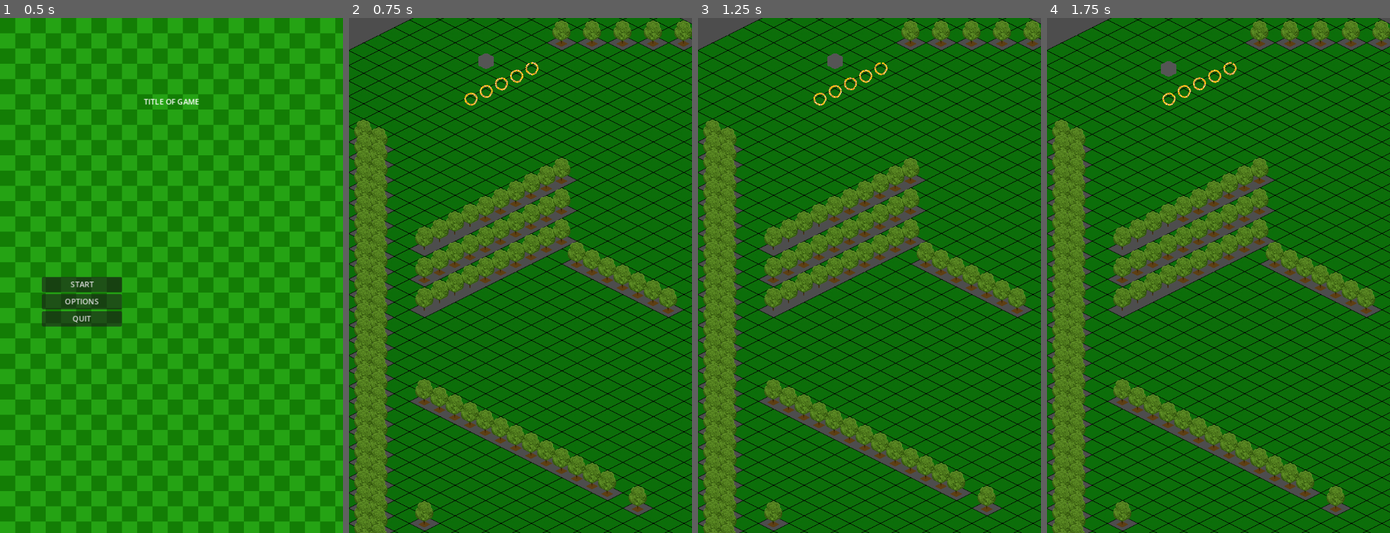
Above: before the commit, frames 1-4 (left to right).
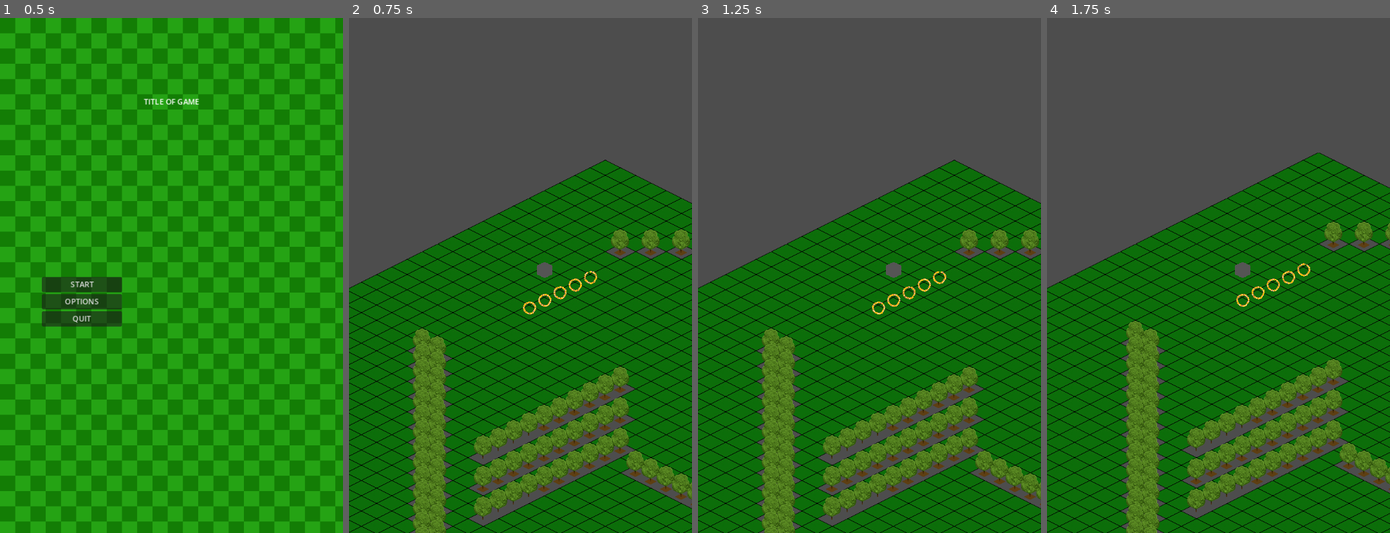
Above: after the commit, the same moments.

Repository: JanBat/GodotSandboxFun
Game: Godot game, scene res://main_menu.tscn
Same seed, same stepped clock (60 frames per second), same inputs: the game is played once before the commit and once after it. The project has no main scene, so this scene is started directly.
Inputs:
- Up to frame 1 (0.5 s): no input
- Up to frame 2 (0.75 s): click "START" at 0.5 s
- Up to frame 3 (1.25 s): no input
- Up to frame 4 (1.75 s): hold Right (steer_right) from 1.28 s (still down); tap Up (steer_ahead) at 1.35 s

Frame 1 is identical in both runs. In frame 2, 70% of the frame differs, in the area x 0-100%, y 0-100%; in frame 3, 70%; in frame 4, 70%.

Commit message:
rudimentary camera movement

Diff:
--- a/level.gd
+++ b/level.gd
@@ -14,3 +14,7 @@
 	# WE WOULD LIKE TO SHOW MESSAGE
 	queue_free()
 	game_over.emit()
+
+
+func _on_snake_moved(from, to):
+	position += from - to
--- a/level.tscn
+++ b/level.tscn
@@ -64,6 +64,7 @@
 
 [node name="Level" type="Node2D"]
 top_level = true
+position = Vector2(123, 438)
 script = ExtResource("1_d7uvt")
 
 [node name="TileMap" type="TileMap" parent="."]
@@ -124,5 +125,6 @@
 grid_location = Vector2(0, 4)
 
 [connection signal="game_over_sig" from="TileMap/Snake" to="." method="_on_snake_game_over_sig"]
+[connection signal="moved" from="TileMap/Snake" to="." method="_on_snake_moved"]
 
 [editable path="TileMap/Snake"]
--- a/node_2d.tscn
+++ /dev/null
@@ -1,23 +0,0 @@
-[gd_scene load_steps=4 format=3 uid="uid://b3e0wmt21e8sm"]
-
-[ext_resource type="Texture2D" uid="uid://dnmv86hxm371m" path="res://art/Tile/B_Tree.png" id="1_gbjqd"]
-
-[sub_resource type="TileSetAtlasSource" id="TileSetAtlasSource_ak8qr"]
-texture = ExtResource("1_gbjqd")
-texture_region_size = Vector2i(64, 32)
-0:0/size_in_atlas = Vector2i(1, 3)
-0:0/0 = 0
-
-[sub_resource type="TileSet" id="TileSet_2ppuq"]
-tile_shape = 1
-tile_size = Vector2i(64, 32)
-sources/0 = SubResource("TileSetAtlasSource_ak8qr")
-
-[node name="Node2D" type="Node2D"]
-
-[node name="TileMap" type="TileMap" parent="."]
-y_sort_enabled = true
-tile_set = SubResource("TileSet_2ppuq")
-format = 2
-layer_0/y_sort_enabled = true
-layer_0/tile_data = PackedInt32Array(65536, 0, 0, 196609, 0, 0)
--- a/snake_body_segment.tscn
+++ b/snake_body_segment.tscn
@@ -2,13 +2,14 @@
 
 [ext_resource type="Script" path="res://SnakeBodySegment.gd" id="1_4644r"]
 [ext_resource type="Texture2D" uid="uid://g4s1jtjn26yr" path="res://art/Tile/purple.png" id="2_a67gh"]
-[ext_resource type="Material" uid="uid://cpcp4d51ehm3" path="res://RainbowSnakeMaterial.tres" id="2_hgd24"]
+[ext_resource type="Material" uid="uid://heu476o8q85y" path="res://RainbowSnakeMaterial.tres" id="2_hgd24"]
 [ext_resource type="Texture2D" uid="uid://ctwytdb3diji4" path="res://art/Tile/brown_block.png" id="3_hjcr8"]
 
 [sub_resource type="RectangleShape2D" id="RectangleShape2D_15mlp"]
 size = Vector2(10.5, 11)
 
 [node name="SnakeBodySegment" type="Area2D" groups=["hazard"]]
+z_index = 1
 script = ExtResource("1_4644r")
 
 [node name="CollisionShape2D" type="CollisionShape2D" parent="."]
@@ -16,7 +17,6 @@
 shape = SubResource("RectangleShape2D_15mlp")
 
 [node name="Sprite2D" type="Sprite2D" parent="."]
-z_index = 1
 material = ExtResource("2_hgd24")
 position = Vector2(0.5, -4)
 scale = Vector2(1, 1.075)
Not shown: 1 places in level.tscn that only renumber resources
Not shown: 1 places in snake.tscn that only renumber resources
